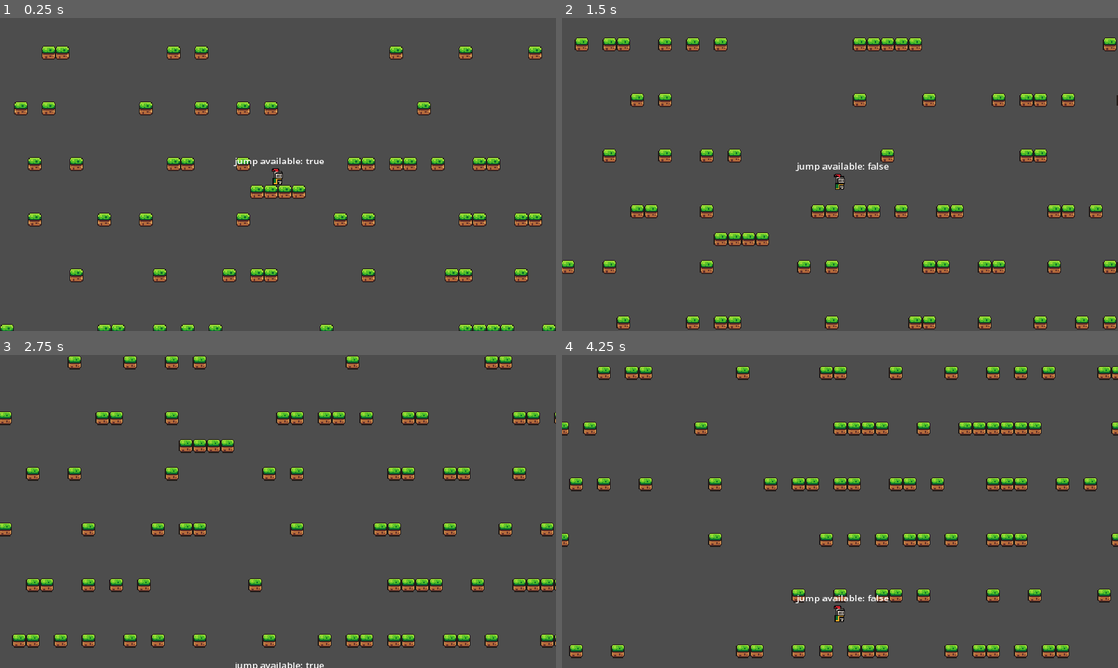
Above: before the commit, frames 1-4 (two rows, left to right).
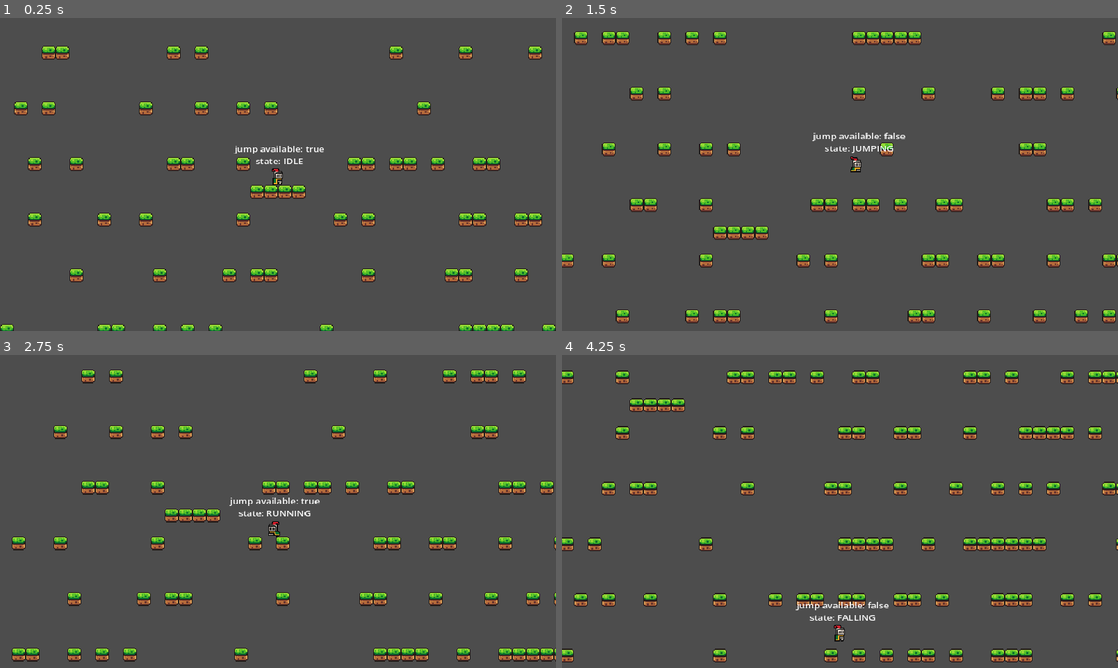
Above: after the commit, the same moments.

Repository: danielvogelsang/project-daydream
Game: Godot game, scene res://scenes/level/level.tscn
Two runs of this game, one before a commit and one after it. Both use one fixed random seed, a clock stepped at 60 frames per second and the inputs below.
Inputs:
- Up to frame 1 (0.25 s): no input
- Up to frame 2 (1.5 s): tap Enter at 0.5 s; hold D (right) from 0.53 s (still down); tap Space (jump) at 0.6, 0.77, 1.07, 1.35 s
- Up to frame 3 (2.75 s): tap Space (jump) at 1.52, 1.82, 2.1 s; release D (right) at 2.03 s; hold A (left) from 2.03 s (still down)
- Up to frame 4 (4.25 s): release A (left) at 2.78 s; hold D (right) from 2.78 s (still down); tap Space (jump) at 2.85, 3.02, 3.32, 3.6, 3.77, 4.07 s

The runs differ from the first frame. In frame 1, 0.3% of the frame differs, in the area x 42-59%, y 40-48%; in frame 2, 10%; in frame 3, 16%, in the area x 0-100%, y 0-100%; in frame 4, 15%.

Commit message:
added small jumps and debug label

Diff:
--- a/project.godot
+++ b/project.godot
@@ -46,6 +46,7 @@
 jump={
 "deadzone": 0.5,
 "events": [Object(InputEventKey,"resource_local_to_scene":false,"resource_name":"","device":-1,"window_id":0,"alt_press …(191 unchanged characters)…
+, Object(InputEventKey,"resource_local_to_scene":false,"resource_name":"","device":-1,"window_id":0,"alt_pressed":false,"shift_pressed":false,"ctrl_pressed":false,"meta_pressed":false,"pressed":false,"keycode":0,"physical_keycode":87,"key_label":0,"unicode":119,"location":0,"echo":false,"script":null)
 ]
 }
 
--- a/scenes/player/player.gd
+++ b/scenes/player/player.gd
@@ -2,6 +2,7 @@
 
 const SPEED: float = 200.0
 const JUMP_VELOCITY: float = -350.0
+const DIMINISHING_JUMP_VELOCITY: float = -150
 const GRAVITY: float = 800.0
 const MAX_FALL_SPEED: float = 400
 
@@ -69,6 +70,10 @@
 		velocity.x = air_speed
 		anim_player.flip_h = false
 
+	# small jumps
+	if Input.is_action_just_released("jump") and velocity.y < 0:
+		velocity.y = DIMINISHING_JUMP_VELOCITY
+
 	if Input.is_action_just_pressed("jump") and jump_available:
 		velocity.y = JUMP_VELOCITY
 		coyote_timeout()
@@ -90,7 +95,7 @@
 	jump_available = false
 
 func update_debug_label() -> void:
-	debug_label.text = "jump available: %s" % [jump_available]
+	debug_label.text = "jump available: %s\nstate: %s" % [jump_available, PlayerState.keys()[current_state]]
 
 func _physics_process(delta: float) -> void:
 	handle_falling(delta)
--- a/scenes/player/player.tscn
+++ b/scenes/player/player.tscn
@@ -178,7 +178,7 @@
 "duration": 1.0,
 "texture": SubResource("AtlasTexture_40sbp")
 }],
-"loop": true,
+"loop": false,
 "name": &"Idle",
 "speed": 5.0
 }, {
@@ -319,7 +319,7 @@
 
 [node name="AnimatedSprite2D" type="AnimatedSprite2D" parent="."]
 sprite_frames = SubResource("SpriteFrames_75p20")
-animation = &"Falling"
+animation = &"Idle"
 
 [node name="CollisionShape2D" type="CollisionShape2D" parent="."]
 position = Vector2(0, 2)
@@ -331,9 +331,9 @@
 [node name="DebugLabel" type="Label" parent="."]
 z_index = 1
 offset_left = -50.0
-offset_top = -22.0
+offset_top = -36.0
 offset_right = 250.0
-offset_bottom = 23.0
+offset_bottom = 9.0
 scale = Vector2(0.335701, 0.295532)
 size_flags_horizontal = 4
 theme_override_font_sizes/font_size = 32
